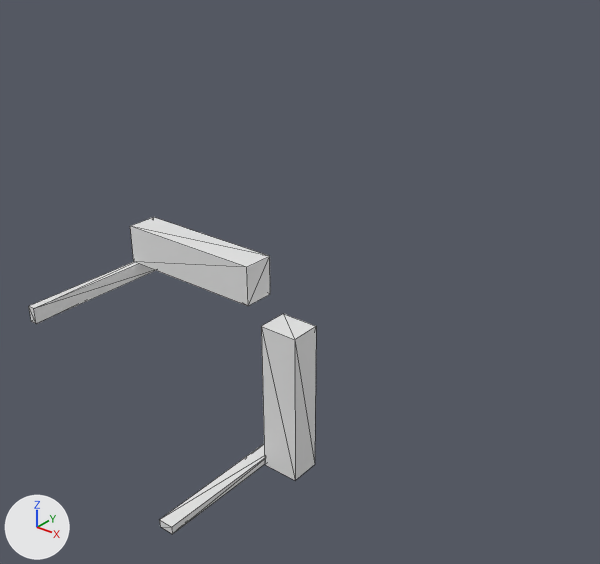
Renders of the OBJ model Data/bmc/tiles_structure/t_224.obj from each side of a commit.
Rendered twice from a 50 mm lens placed at (1.467, -1.691, 1.173), pointed at (0.251, -0.172, 0.231). The axes (+X, +Y, +Z) are drawn at lower left. The lights are the same throughout. Mesh edges are drawn as thin lines. Where no turn or scale is listed for an object, it has been applied to the vertices.

The first picture shows 't_224'.
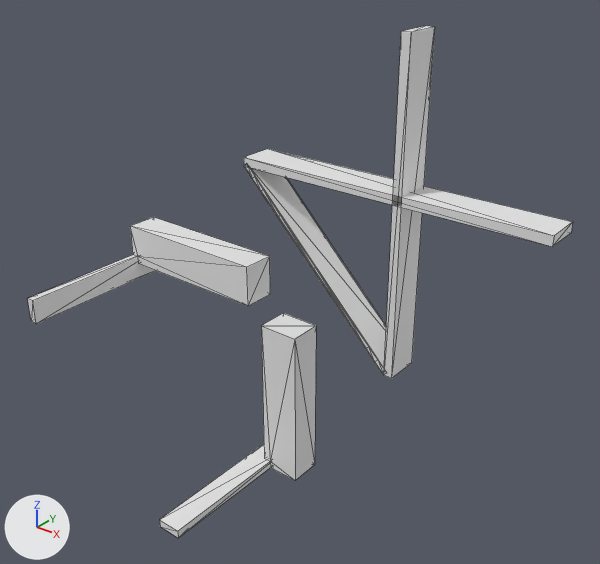
Pixel boxes (x1, y1, x2, y2) of what changed, in the pictures (600 x 564 px; the box of a moved part takes in the faces that stretch with it):
```json
{"object": "t_224", "change": "reshaped", "before": [29, 217, 316, 534], "after": [27, 26, 573, 538], "on screen": "90% wider, 61% taller"}
{"part": 1, "of": "me_t_224", "change": "added", "after": [244, 26, 573, 378]}
{"part": 2, "of": "me_t_224", "change": "moved or reshaped", "before": [29, 226, 316, 534], "after": [27, 226, 316, 538]}
```

Scene script edits in JSON lines:
```json
{"block": "me_t_224", "where": "# used by ob_t_224; location = (0.0, 0.0, 0.0)"}
{"op": "remove", "block": "me_t_224", "code": "me_t_224.from_pydata(...)  # 30 vertices, 48 faces; spans x -0.5..0.175, y -0.5..0.0, z -0.5..0.175"}
{"op": "add", "block": "me_t_224", "code": "me_t_224.from_pydata(...)  # 128 vertices, 244 faces; spans x -0.5..0.875, y -0.5..0.0, z -0.5..0.875"}
{"block": "me_t_224", "change": "me_t_224 part 1: a new loose piece of 92 vertices spanning x 0.0..0.875, y -0.1..0.0, z 0.0..0.875"}
{"block": "me_t_224", "change": "me_t_224 part 2"}
{"block": "me_t_224", "change": "11 vertices are removed from x -0.5..0.175, y -0.5..0.0, z -0.5..0.05"}
{"block": "me_t_224", "change": "41 faces are deleted"}
{"block": "me_t_224", "change": "1 vertex moves from x -0.5, y -0.5, z 0.05 to x -0.475, y -0.5, z 0.075"}
{"block": "me_t_224", "change": "17 vertices are added at x -0.5..0.175, y -0.5..0.0, z -0.5..0.075"}
{"block": "me_t_224", "change": "57 new faces join them"}
```
